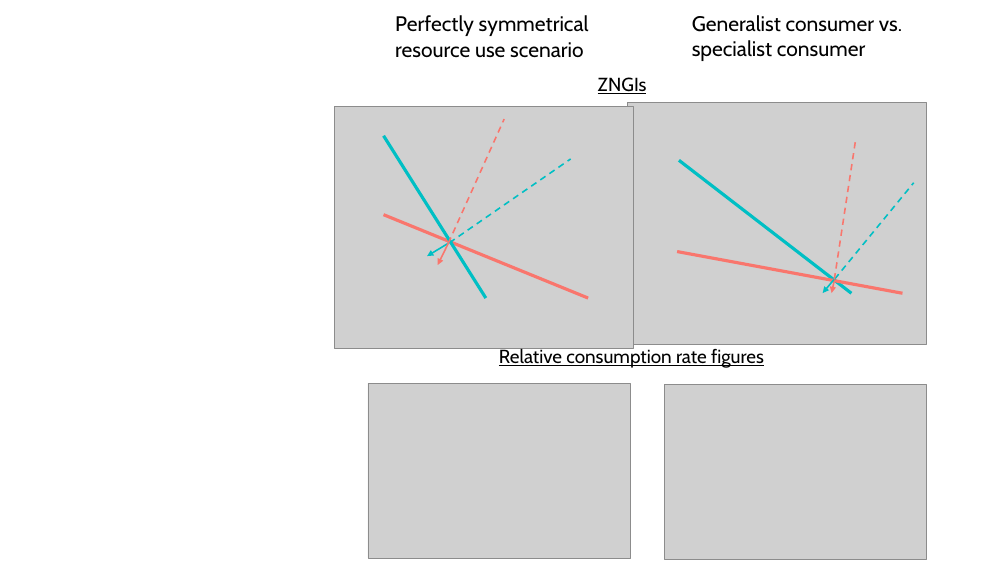
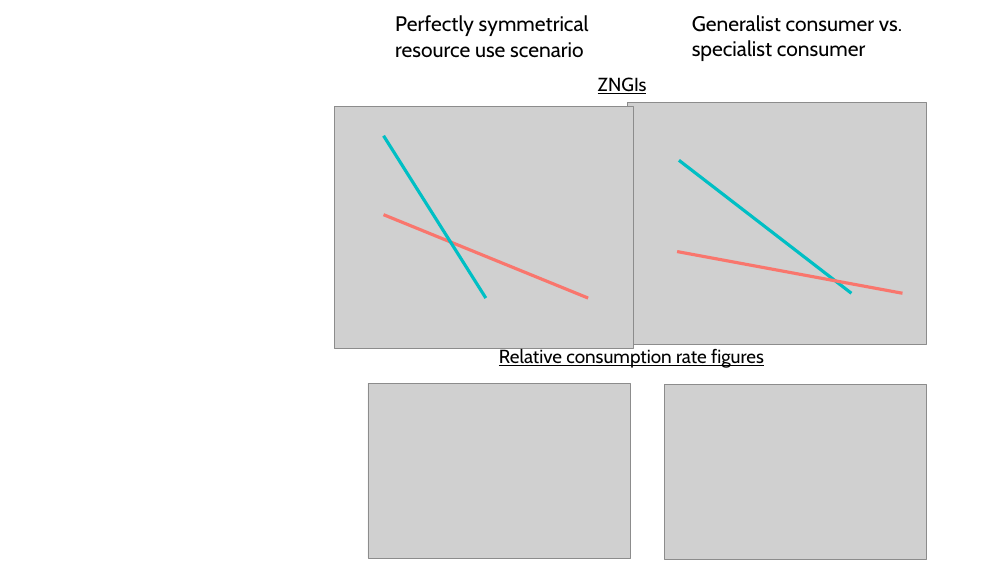
Before and after one commit to BernhardtLab/comp-temp, a slide deck: slide 2 of figures/figure_text_tweaks.pptx. Drawn at 1008x567 pixels with LibreOffice and Linux fonts; fonts in the diff are those of the drawing; grey boxes stand for pictures. Boxes give left, top, right and bottom in pixels: in the first picture for what was removed or moved away, otherwise in the second. Text is boxed around its words. In the diff, an @@ line names an element or a change of style, - is before the commit and + after.

```diff
--- a/figures/figure_text_tweaks.pptx
+++ b/figures/figure_text_tweaks.pptx
@@ line removed from (448, 243) to (504, 119) @@
@@ line removed from (835, 280) to (856, 141) @@
@@ line removed from (450, 243) to (571, 159) @@
@@ line removed from (835, 279) to (914, 183) @@
@@ arrow removed from (448, 243) to (427, 256) @@
@@ arrow removed from (448, 243) to (438, 265) @@
@@ arrow removed from (835, 279) to (823, 293) @@
@@ arrow removed from (835, 280) to (832, 293) @@
```
Also in this commit, not shown: 1 other slide changed, 6 other files.
